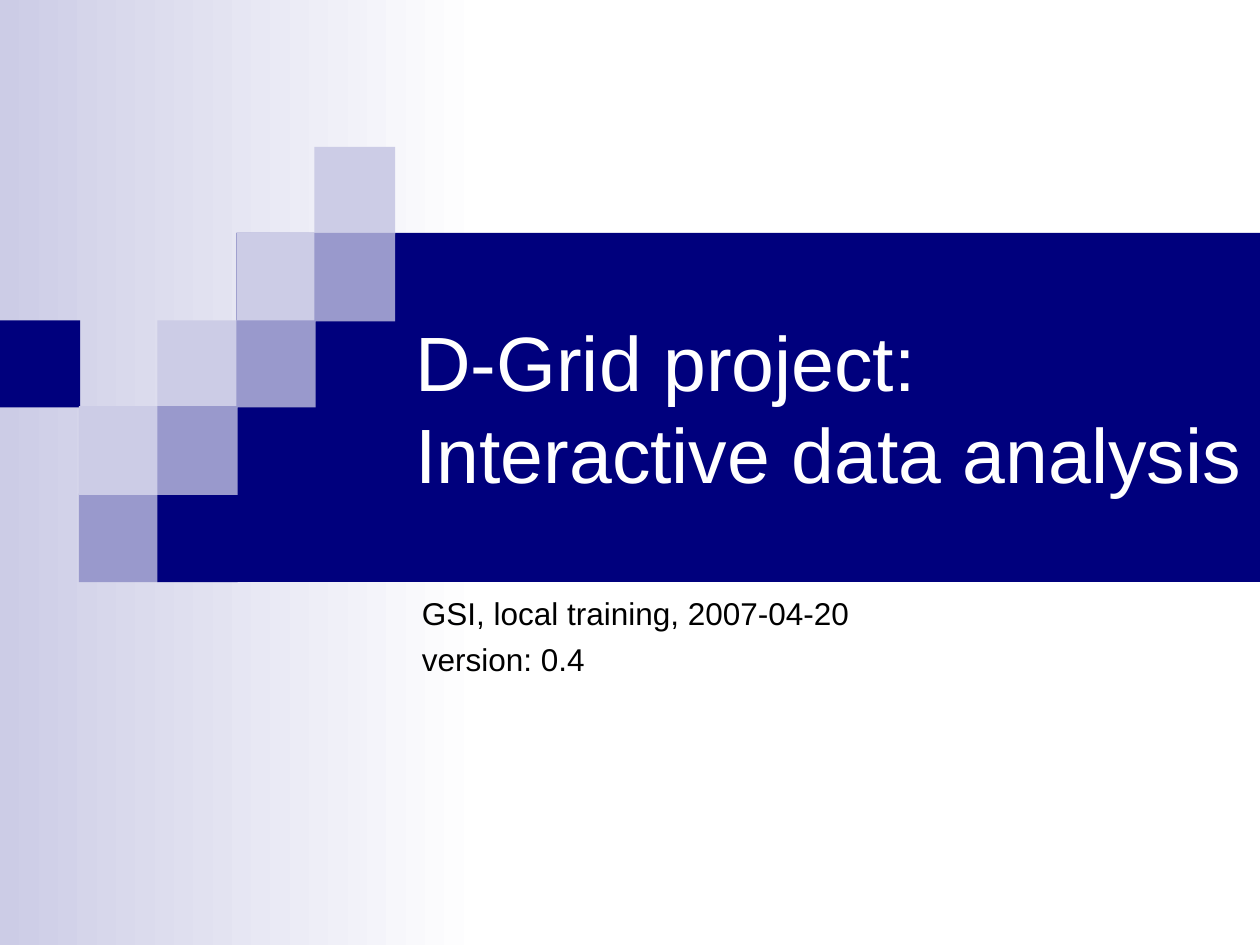
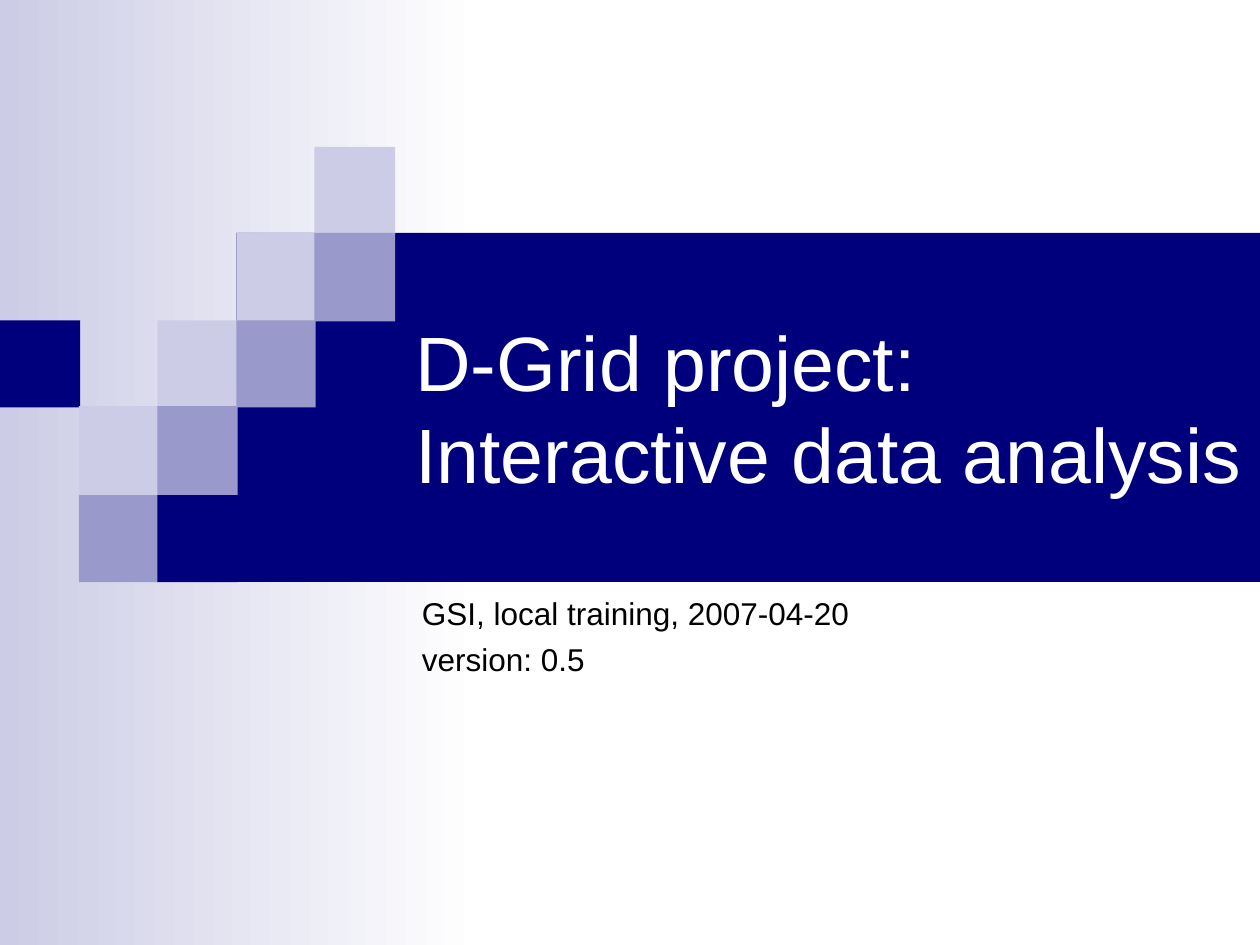
Before and after one commit to AnarManafov/PoDDocumentation, a slide deck: slide 1 of local training - D-Grid 2007-04-20.ppt. Drawn at 1260x945 pixels with LibreOffice and Linux fonts; fonts in the diff are those of the drawing. Boxes give left, top, right and bottom in pixels: in the first picture for what was removed or moved away, otherwise in the second. Text is boxed around its words. In the diff, an @@ line names an element or a change of style, - is before the commit and + after.

```diff
--- a/local training - D-Grid 2007-04-20.ppt
+++ b/local training - D-Grid 2007-04-20.ppt
@@ subtitle at [422, 648, 585, 672]: text changed @@
-version: 0.4
+version: 0.5
```
Also in this commit, not shown: 10 other slides changed, 4 slides added, 4 slides removed.
